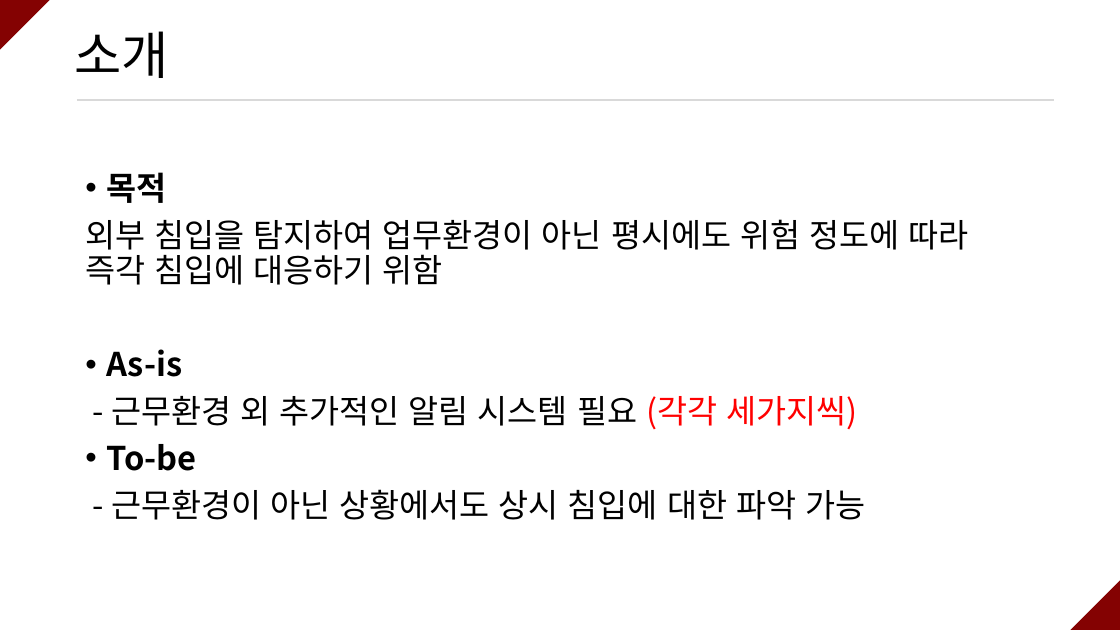
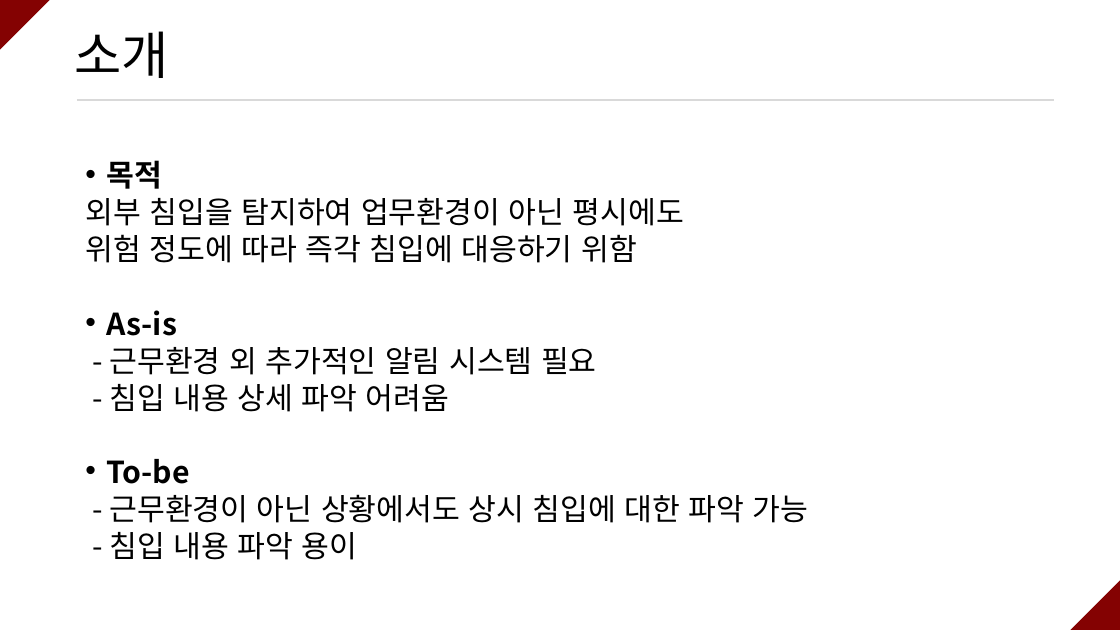
Before and after one commit to ramieeee/self_learning, a slide deck: slide 3 of semi_projects/보안탐지 및 SMS 알람/연람희_보안탐지 및 SMS 알람.pptx. Drawn at 1120x630 pixels with LibreOffice and Linux fonts; fonts in the diff are those of the drawing. Boxes give left, top, right and bottom in pixels: in the first picture for what was removed or moved away, otherwise in the second. Text is boxed around its words. In the diff, an @@ line names an element or a change of style, - is before the commit and + after.

```diff
--- a/semi_projects/보안탐지 및 SMS 알람/연람희_보안탐지 및 SMS 알람.pptx
+++ b/semi_projects/보안탐지 및 SMS 알람/연람희_보안탐지 및 SMS 알람.pptx
@@ text at bbox=[106, 160, 809, 523]: size 28 to 25.9 pt in "목적", "As-is", "To-be", "- 근무환경이 아닌 상황에서도 상시 침입에 대한 ..."; line spacing 0.9 to 0.7 @@
@@ text at bbox=[85, 198, 684, 263]: text changed; size 28 to 25.9 pt @@
-외부 침입을 탐지하여 업무환경이 아닌 평시에도 위험 정도에 따라 즉각 침입에 대응하기 위함
+외부 침입을 탐지하여 업무환경이 아닌 평시에도
+위험 정도에 따라 즉각 침입에 대응하기 위함
@@ text at bbox=[109, 347, 597, 412]: text changed; size 28 to 25.9 pt @@
-- 근무환경 외 추가적인 알림 시스템 필요 (각각 세가지씩)
+- 근무환경 외 추가적인 알림 시스템 필요
+- 침입 내용 상세 파악 어려움
@@ text at bbox=[109, 532, 358, 560]: paragraph added @@
+- 침입 내용 파악 용이
```
Also in this commit, not shown: 8 other slides changed, 1 slide added.
